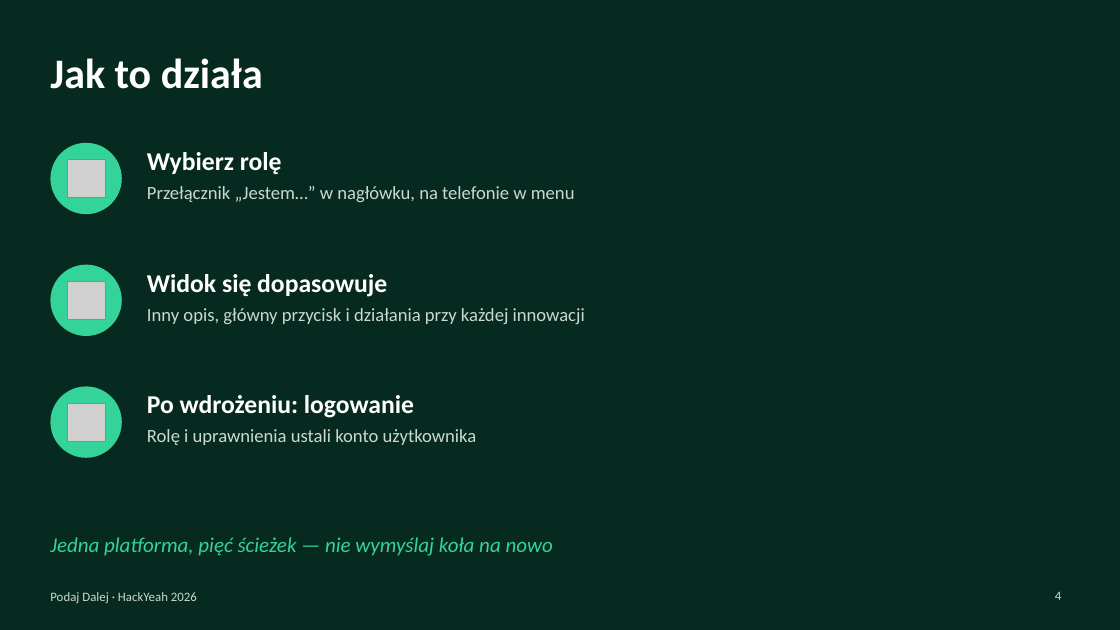
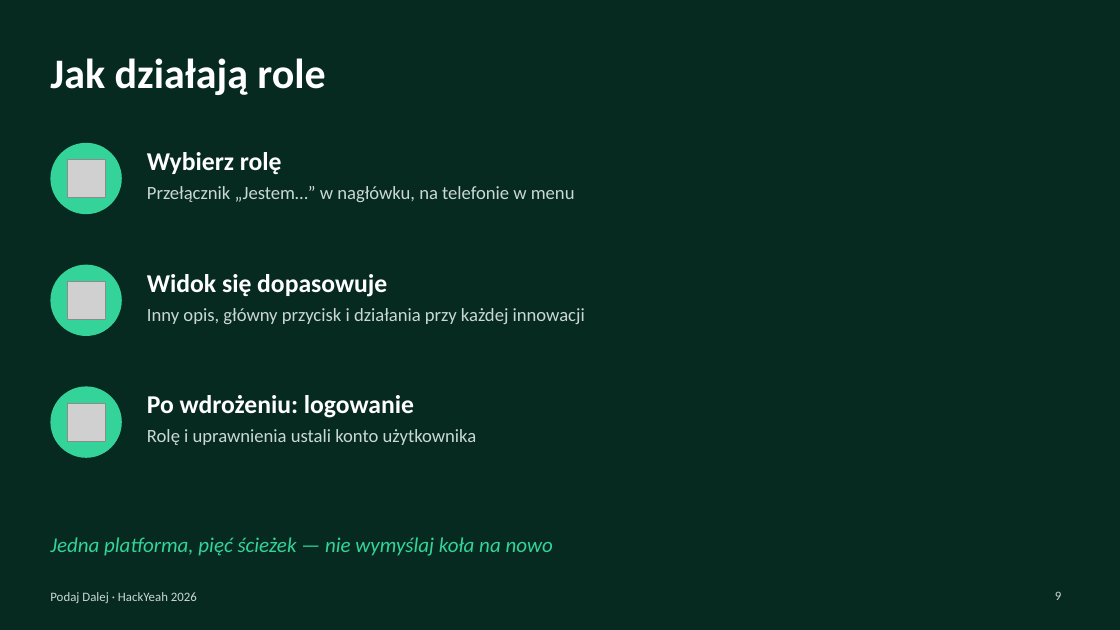
Before and after one commit to VP859/dombasiarze_hackyeah_2026, a slide deck: slide 9 of prezentacja/Podaj-Dalej-role.pptx (slide 4 before the commit). Drawn at 1120x630 pixels with LibreOffice and Linux fonts; fonts in the diff are those of the drawing; grey boxes stand for pictures. Boxes give left, top, right and bottom in pixels: in the first picture for what was removed or moved away, otherwise in the second. Text is boxed around its words. In the diff, an @@ line names an element or a change of style, - is before the commit and + after.

```diff
--- a/prezentacja/Podaj-Dalej-role.pptx
+++ b/prezentacja/Podaj-Dalej-role.pptx
@@ title at (x1=50, y1=58, x2=325, y2=95): text changed @@
-Jak to działa
+Jak działają role
@@ page number at (x1=1055, y1=591, x2=1061, y2=600): text changed @@
-4
+9
```
Also in this commit, not shown: 10 slides added, 8 other files.
